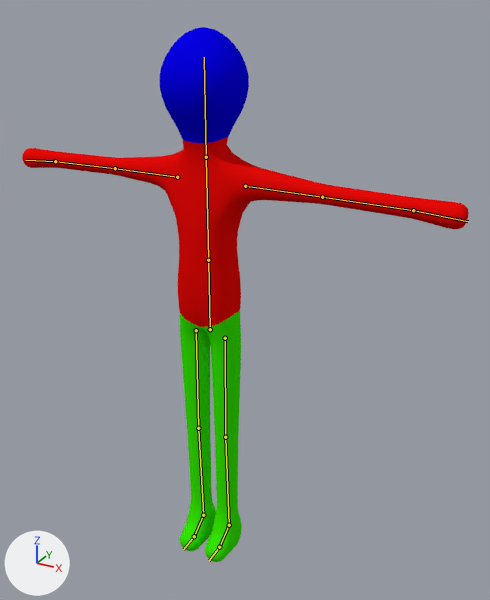
Before and after pictures for a commit that changed the Blender file Assets/Blenders/NOCHuman.blend.
Before and after are seen from a camera (50 mm lens) standing at (1.071, -1.71, 1.852) and looking at (0.083, 0.087, 0.954). The axes (+X, +Y, +Z) are drawn at lower left. The lights are the same throughout. The bones that bend it are drawn over the model as lines.

Names of what the first picture shows: 'Human'.
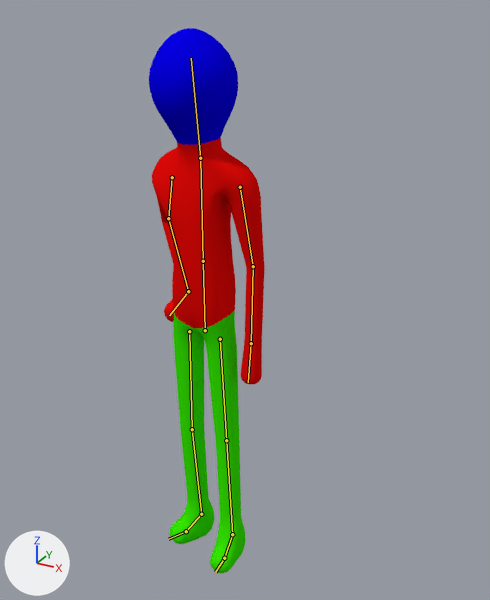
The newer file adds an action. The first version stands in its rest pose; the second is drawn at frame 74 of the action 'StaticRightAkimbo'.

Pixel boxes (x1, y1, x2, y2) of what changed, in the pictures (490 x 600 px):
'Human', posed (74% narrower): before (22, 27, 469, 562); after (149, 28, 265, 573)
bone 'Hip', root to tip: before (210, 329) to (208, 260); after (205, 330) to (203, 261)
bone 'Head', root to tip: before (206, 157) to (204, 57); after (200, 158) to (191, 58)
bone 'Upper Arm.L', root to tip: before (245, 186) to (322, 197); after (240, 187) to (253, 266)
bone 'Lower Arm.L', root to tip: before (322, 197) to (413, 210); after (253, 266) to (251, 343)
bone 'Upper Arm.R', root to tip: before (177, 177) to (115, 168); after (172, 177) to (168, 218)
bone 'Lower Arm.R', root to tip: before (115, 168) to (55, 161); after (168, 218) to (188, 291)
bone 'Hand.R', root to tip: before (55, 161) to (25, 160); after (188, 291) to (169, 315)
bone 'Foot.L', root to tip: before (229, 525) to (219, 547); after (232, 534) to (224, 558)
bone 'Foot.R', root to tip: before (203, 515) to (194, 536); after (201, 514) to (186, 531)

Diff of the bpy script that builds the scene:
```diff
--- a/Assets/Blenders/NOCHuman.blend.py
+++ b/Assets/Blenders/NOCHuman.blend.py
@@ bone_hip @@
 bone_hip = bpy.data.objects['Armature'].pose.bones['Hip']  # child of 'Root'
-bone_hip.location = (0.0, 0.0, 0.0)
+bone_hip.location = (-0.011, -0.001, 0.013)
@@ bone_head @@
 bone_head = bpy.data.objects['Armature'].pose.bones['Head']  # child of 'Spine'
-bone_head.rotation_quaternion = (1.0, 0.0, 0.0, 0.0)  # degrees (0, 0, 0)
+bone_head.rotation_quaternion = (0.943, 0.033, -0.33, 0.013)  # degrees (4, -39, 0)
@@ bone_upper_arm_l @@
 bone_upper_arm_l = bpy.data.objects['Armature'].pose.bones['Upper Arm.L']  # child of 'Spine'
-bone_upper_arm_l.rotation_quaternion = (1.0, 0.0, 0.0, 0.0)  # degrees (0, 0, 0)
+bone_upper_arm_l.rotation_quaternion = (0.769, 0.0, 0.0, -0.639)  # degrees (0, 0, -79)
@@ bone_lower_arm_l @@
 bone_lower_arm_l = bpy.data.objects['Armature'].pose.bones['Lower Arm.L']  # child of 'Upper Arm.L'
-bone_lower_arm_l.rotation_quaternion = (1.0, 0.0, 0.0, 0.0)  # degrees (0, 0, 0)
+bone_lower_arm_l.rotation_quaternion = (0.996, 0.029, -0.003, -0.08)  # degrees (3, 0, -9)
@@ bone_upper_arm_r @@
 bone_upper_arm_r = bpy.data.objects['Armature'].pose.bones['Upper Arm.R']  # child of 'Spine'
-bone_upper_arm_r.rotation_quaternion = (1.0, 0.0, 0.0, 0.0)  # degrees (0, 0, 0)
+bone_upper_arm_r.rotation_quaternion = (0.821, -0.401, 0.22, 0.342)  # degrees (-41, 39, 30)
@@ bone_lower_arm_r @@
 bone_lower_arm_r = bpy.data.objects['Armature'].pose.bones['Lower Arm.R']  # child of 'Upper Arm.R'
-bone_lower_arm_r.rotation_quaternion = (1.0, 0.0, 0.0, 0.0)  # degrees (0, 0, 0)
+bone_lower_arm_r.rotation_quaternion = (0.816, -0.164, -0.014, 0.554)  # degrees (-17, 9, 67)
@@ bone_hand_r @@
 bone_hand_r = bpy.data.objects['Armature'].pose.bones['Hand.R']  # child of 'Lower Arm.R'
-bone_hand_r.rotation_quaternion = (1.0, 0.0, 0.0, 0.0)  # degrees (0, 0, 0)
+bone_hand_r.rotation_quaternion = (0.868, 0.308, -0.035, 0.388)  # degrees (32, -17, 43)
@@ bone_foot_l @@
 bone_foot_l = bpy.data.objects['Armature'].pose.bones['Foot.L']  # child of 'Lower Leg.L'
-bone_foot_l.location = (0.0, 0.0, 0.0)
-bone_foot_l.rotation_quaternion = (1.0, 0.0, 0.0, 0.0)  # degrees (0, 0, 0)
+bone_foot_l.location = (-0.028, 0.027, 0.025)
+bone_foot_l.rotation_quaternion = (0.999, 0.0, -0.021, 0.028)  # degrees (0, -2, 3)
@@ bone_foot_r @@
 bone_foot_r = bpy.data.objects['Armature'].pose.bones['Foot.R']  # child of 'Lower Leg.R'
-bone_foot_r.location = (0.0, 0.0, 0.0)
-bone_foot_r.rotation_quaternion = (1.0, 0.0, 0.0, 0.0)  # degrees (0, 0, 0)
+bone_foot_r.location = (-0.006, 0.0, 0.0)
+bone_foot_r.rotation_quaternion = (0.97, 0.002, 0.145, -0.193)  # degrees (-3, 16, -23)
@@ bone_leg_ik_l @@
 bone_leg_ik_l = bpy.data.objects['Armature'].pose.bones['Leg IK.L']  # child of 'Root'
-bone_leg_ik_l.location = (0.0, 0.0, 0.0)
+bone_leg_ik_l.location = (0.038, -0.037, 0.0)
@@ bone_pole_target_l @@
 bone_pole_target_l = bpy.data.objects['Armature'].pose.bones['Pole Target.L']  # child of 'Root'
-bone_pole_target_l.location = (0.0, 0.0, 0.0)
+bone_pole_target_l.location = (0.078, 0.0, 0.0)
@@ bone_leg_ik_r @@
 bone_leg_ik_r = bpy.data.objects['Armature'].pose.bones['Leg IK.R']  # child of 'Root'
-bone_leg_ik_r.location = (0.0, 0.0, 0.0)
-bone_leg_ik_r.rotation_quaternion = (1.0, 0.0, 0.0, 0.0)  # degrees (0, 0, 0)
+bone_leg_ik_r.location = (-0.011, 0.001, 0.0)
+bone_leg_ik_r.rotation_quaternion = (0.985, -0.002, -0.002, -0.172)  # degrees (0, 0, -20)
@@ bone_pole_target_r @@
 bone_pole_target_r = bpy.data.objects['Armature'].pose.bones['Pole Target.R']  # child of 'Root'
-bone_pole_target_r.location = (0.0, 0.0, 0.0)
+bone_pole_target_r.location = (-0.078, 0.009, -0.016)
```
